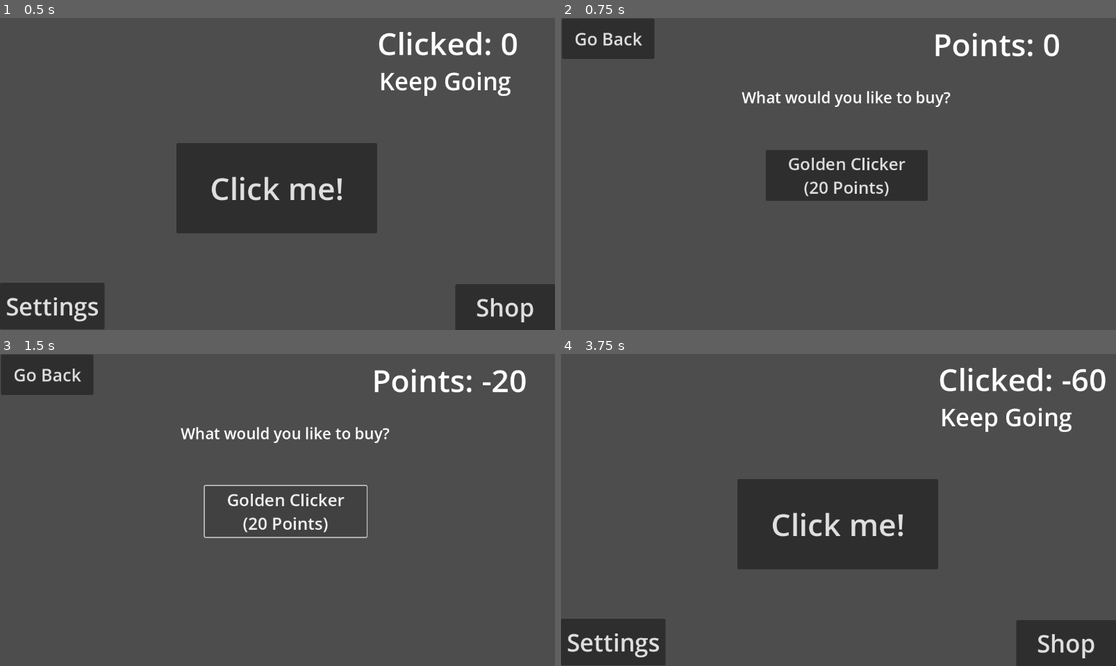
Above: before the commit, frames 1-4 (two rows, left to right).
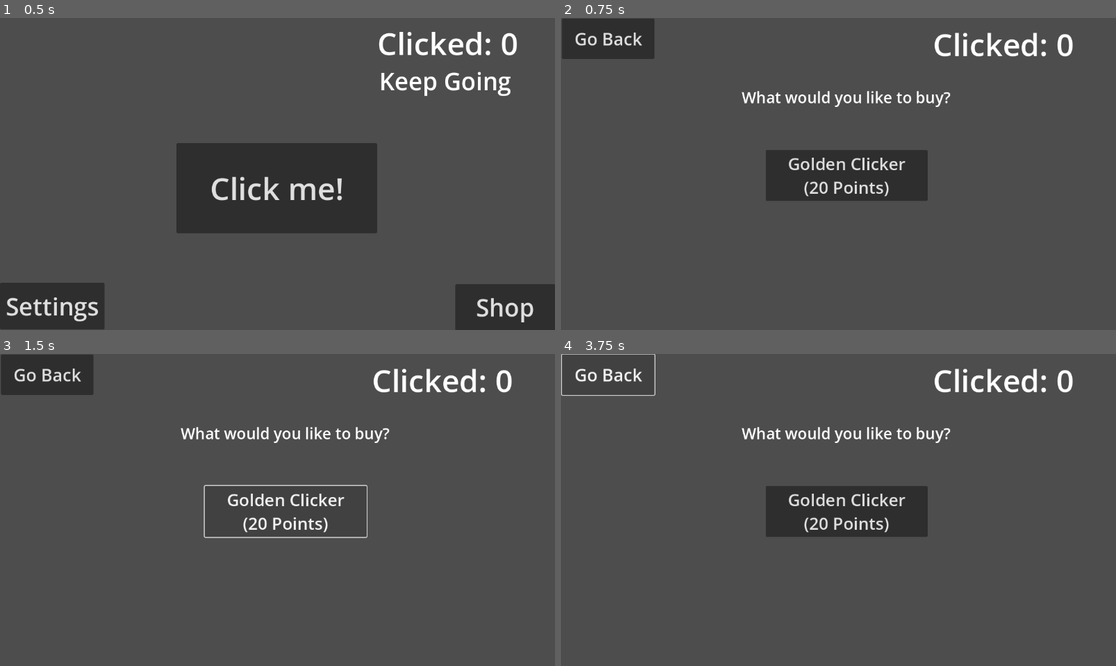
Above: after the commit, the same moments.

Repository: NotTacos2/interface-clicker
Game: Godot game, scene res://control.tscn
Two runs of this game, one before a commit and one after it. Both use one fixed random seed, a clock stepped at 60 frames per second and the inputs below.
Inputs:
- Up to frame 1 (0.5 s): no input
- Up to frame 2 (0.75 s): click "Shop" at 0.5 s
- Up to frame 3 (1.5 s): click "Golden Clicker (20 Points)" at 1.25 s
- Up to frame 4 (3.75 s): click "Golden Clicker (20 Points)" at 2 s; click "Golden Clicker (20 Points)" at 2.75 s; click "Go Back" at 3.5 s

Frame 1 is identical in both runs. In frame 2, 0.9% of the frame differs, in the area x 67-93%, y 4-13%; in frame 3, 1.0%; in frame 4, 15%, in the area x 0-100%, y 0-100%.
Error after the commit: Parse Error: Used space character for indentation instead of tab as used before in the file. (res://shop.gd:22)

Commit message:
added a check

Diff:
--- a/shop.gd
+++ b/shop.gd
@@ -20,6 +20,9 @@
 	var save = config.load("user://clicker.cfg")
 	if save == OK:
 		amount = config.get_value("player", "score")
+    if amount < 20:
+		$Button2.text = "You don't have any money to buy this"
+		return
 	newamount = amount - 20
 	config.set_value("player", "score", newamount)
 	config.set_value("player", "golditem", 1)
